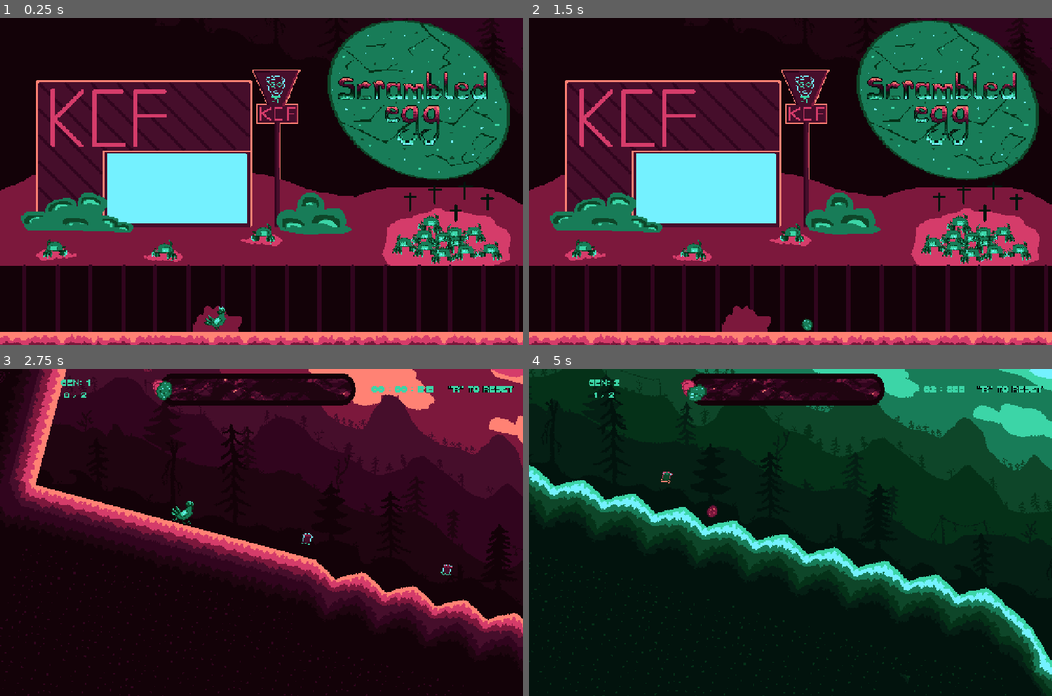
Above: before the commit, frames 1-4 (two rows, left to right).
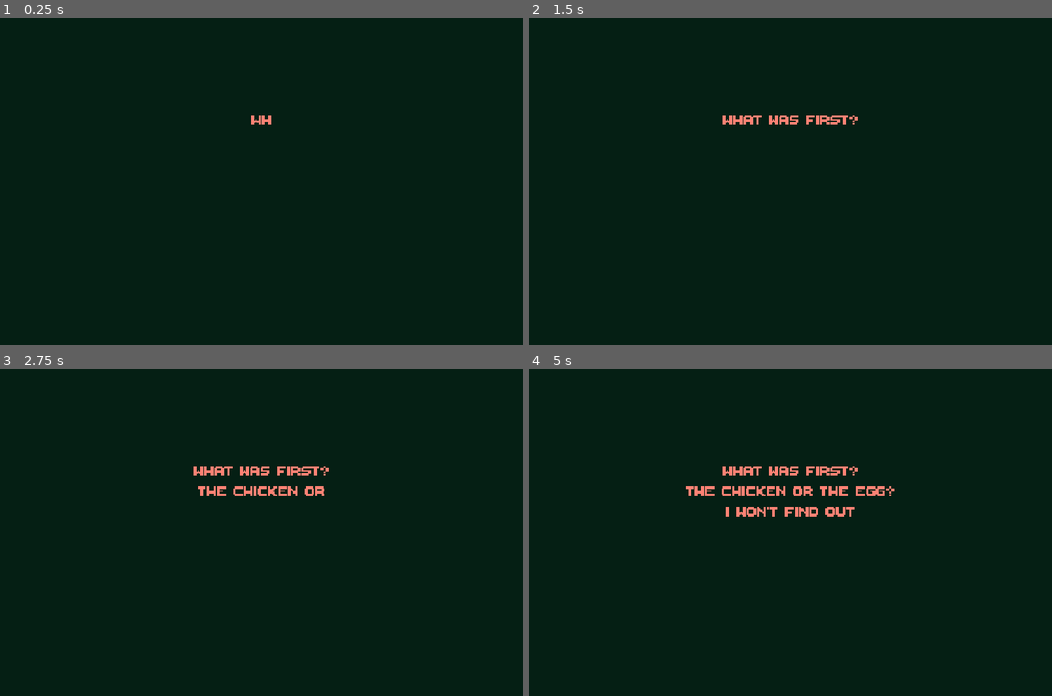
Above: after the commit, the same moments.

Repository: SinusMs/minijam-187
Game: Godot game, scene res://globals/scene_manager.tscn
The game is run twice, just before and just after one commit, with the same random seed, the same clock (stepped at 60 frames per second) and the same inputs. This scene is started directly instead of the project's main scene.
Inputs (mouse positions are in pixels of both pictures, inside the frame that each line leads up to):
- Up to frame 1 (0.25 s): no input
- Up to frame 2 (1.5 s): tap Enter (evolve) at 0.5, 0.6 s; move the mouse to (905, 165) at 0.52 s; hold D (right) 0.53-1.28 s; click (905, 165) at 0.67 s; tap Space (jump) at 0.77 s; move the mouse to (685, 197) at 1.27 s; hold A (left) from 1.28 s (still down); tap F (fight) at 1.35 s
- Up to frame 3 (2.75 s): tap Space (jump) at 1.52 s; move the mouse to (313, 460) at 2.02 s; release A (left) at 2.03 s; hold D (right) from 2.03 s (still down); tap P (shake) at 2.1 s
- Up to frame 4 (5 s): move the mouse to (764, 597) at 2.77 s; tap Enter (evolve) at 2.85 s; click (764, 597) at 2.92 s; tap Space (jump) at 3.02, 3.77, 4.52 s; move the mouse to (947, 581) at 3.52 s; release D (right) at 3.53 s; hold A (left) from 3.53 s (still down); tap F (fight) at 3.6 s; move the mouse to (633, 483) at 4.27 s; tap P (shake) at 4.35 s

The runs differ from the first frame. In frame 1, 99% of the frame differs, in the area x 0-100%, y 0-100%; in frame 2, 99%; in frame 3, 100%; in frame 4, 29%.

Commit message:
added intro

Diff:
--- a/globals/scene_manager.gd
+++ b/globals/scene_manager.gd
@@ -8,8 +8,9 @@
 
 func _ready() -> void:
 	#start with level0
+	$introtimer.start()
 	#get_tree().change_scene_to_file("res://globals/scene_manager.tscn")
-	add_child(load("res://levels/start_level.tscn").instantiate())
+	add_child(load("res://ui/intro.tscn").instantiate())
 	SignalBus.start_game.connect(on_start_game)
 	SignalBus.egg_broke.connect(on_egg_broke)
 	SignalBus.finish_game.connect(on_game_finished)
@@ -44,3 +45,7 @@
 func _unhandled_input(event: InputEvent) -> void:
 	if event.is_action_pressed("reset"):
 		on_game_restarted()
+
+
+func _on_introtimer_timeout() -> void:
+	on_game_restarted()
--- a/globals/scene_manager.tscn
+++ b/globals/scene_manager.tscn
@@ -4,3 +4,8 @@
 
 [node name="SceneManager" type="Node"]
 script = ExtResource("1_yq64p")
+
+[node name="introtimer" type="Timer" parent="."]
+wait_time = 10.0
+
+[connection signal="timeout" from="introtimer" to="." method="_on_introtimer_timeout"]
